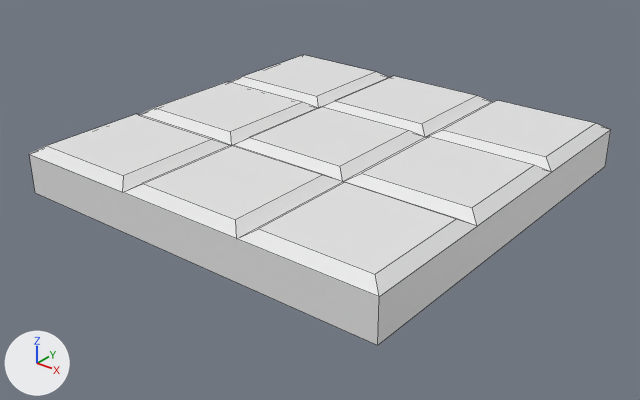
Two versions of the FBX model Assets/Models/Floors/Floor_2.5x.25_1.fbx, one commit apart.
Camera for both pictures: a 50 mm lens placed at (3.07, -3.93, 2.15), pointed at (0.03, -0.13, -0.21). Lighting does not change. The marker at lower left points along +X, +Y and +Z. Mesh edges are drawn as thin lines. Where no turn or scale is listed for an object, it has been applied to the vertices.

In view in the first picture: 'Floor_2.5x2.5_1'.
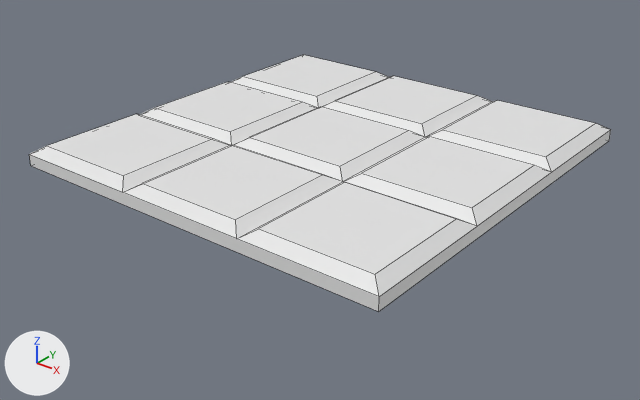
The newer file is also turned or shifted as a whole; pictures and numbers use the older file's frame.

The change, as a list of edits to the scene's bpy script:
```text
Change me_cube_001:
    where me_cube_001.from_pydata(...)  # 56 vertices, 49 faces; spans x -1.25..1.25, y -1.25..1.25, z -0.13..0.17
    used by ob_floor_2_5x2_5_1; location = (0.0, 0.0, 0.0)
    before: 0 (-1.25, -1.25, -0.12) at pixel (35, 192), 2 (-1.25, 1.25, -0.13), 4 (1.25, -1.25, -0.12) at pixel (377, 345), 6 (1.25, 1.25, -0.13) at pixel (605, 166)
    me_cube_001 part 1
    add for i in [0, 2, 4, 6]: me_cube_001.vertices[i].co += Vector((0.0, 0.0, 0.17))
```

Changed parts and their boxes (x1, y1, x2, y2) in the pictures (640 x 400 px; the box of a moved part takes in the faces that stretch with it):
'Floor_2.5x2.5_1', reshaped (12% shorter)
    before: (29, 55, 611, 345)
    after: (29, 55, 611, 311)
part 1 of me_cube_001, moved or reshaped
    before: (29, 130, 611, 345)
    after: (29, 130, 611, 311)
